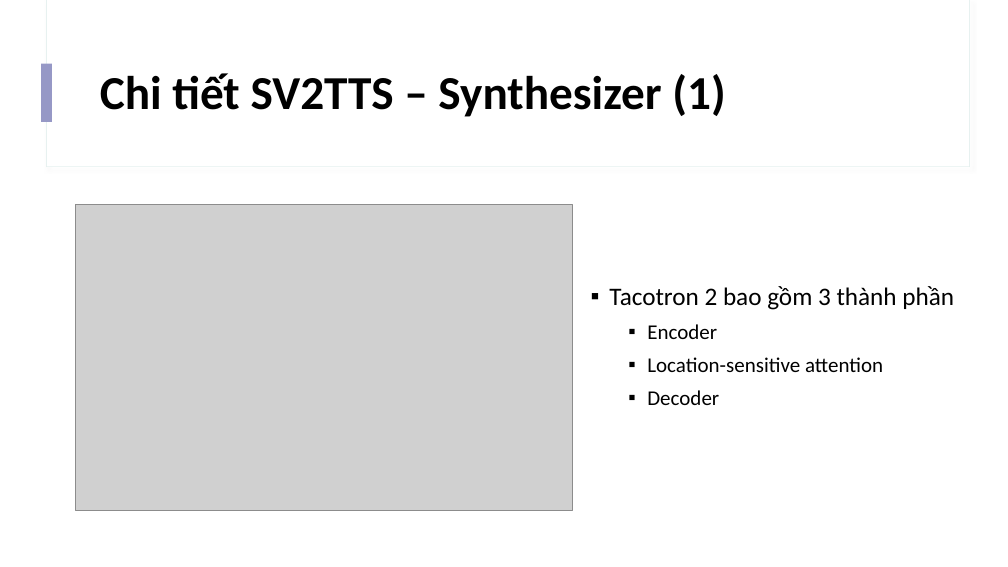
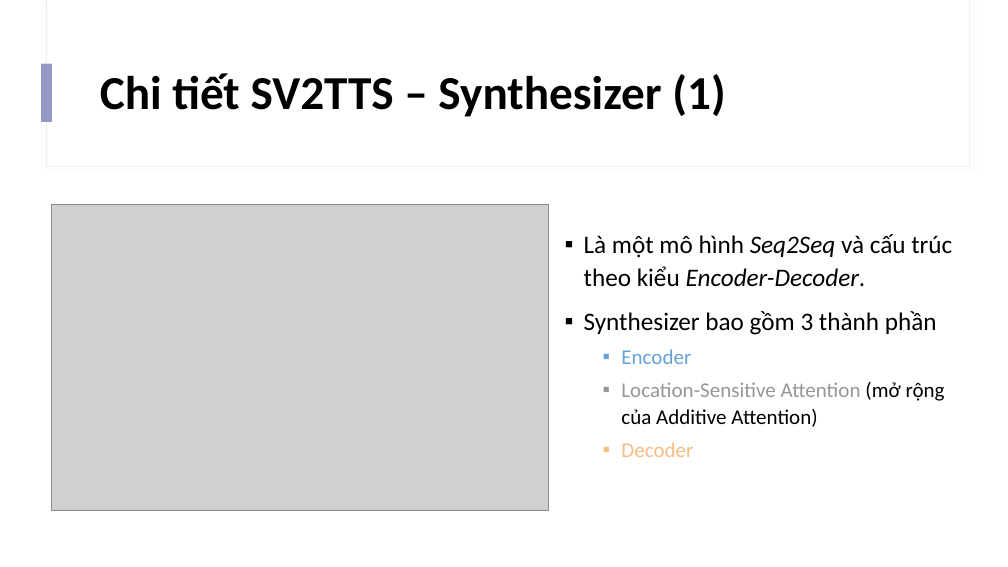
Before and after one commit to IrisStream/Machine-Learning, a slide deck: slide 16 of Voice_Cloning/Slide.pptx. Drawn at 1008x567 pixels with LibreOffice and Linux fonts; fonts in the diff are those of the drawing; grey boxes stand for pictures. Boxes give left, top, right and bottom in pixels: in the first picture for what was removed or moved away, otherwise in the second. Text is boxed around its words. In the diff, an @@ line names an element or a change of style, - is before the commit and + after.

Commit message:
Voice Clone: Upload slide (Synthesizer) and README

```diff
--- a/Voice_Cloning/Slide.pptx
+++ b/Voice_Cloning/Slide.pptx
@@ picture: place and size @@
-picture at box(75, 205, 572, 510)
+picture at box(52, 205, 549, 510)
@@ text "Là một mô hình Seq2Seq ...": place and size @@
-text "Là một mô hình Seq2Seq ..." at box(609, 286, 954, 405)
+text "Là một mô hình Seq2Seq ..." at box(584, 234, 952, 457)
@@ text at box(584, 234, 952, 335): text changed @@
-▪ Tacotron 2 bao gồm 3 thành phần
+▪ Là một mô hình Seq2Seq và cấu trúc theo kiểu Encoder-Decoder.
+▪ Synthesizer bao gồm 3 thành phần
@@ text at box(621, 349, 693, 457): text colour #000000 to #66A2D8 in "Encoder"; text colour #000000 to #F8BC80 in "Decoder" @@
@@ text at box(621, 382, 945, 427): text changed @@
-  ▪ Location-sensitive attention
+  ▪ Location-Sensitive Attention (mở rộng của Additive Attention)
```
Also in this commit, not shown: 1 other slide changed, 1 other file.
